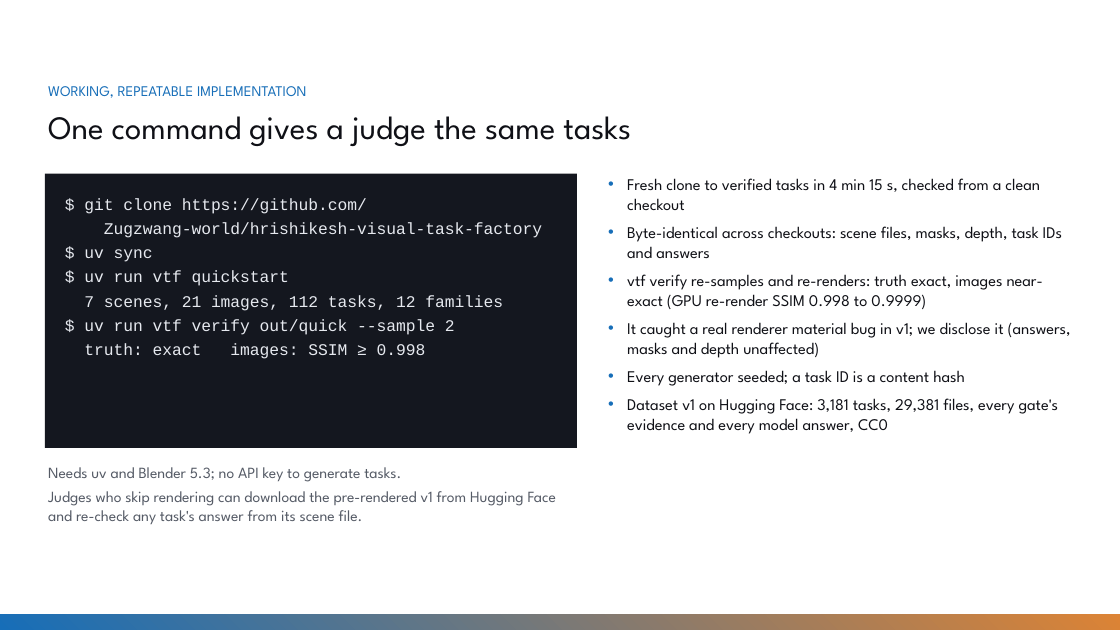
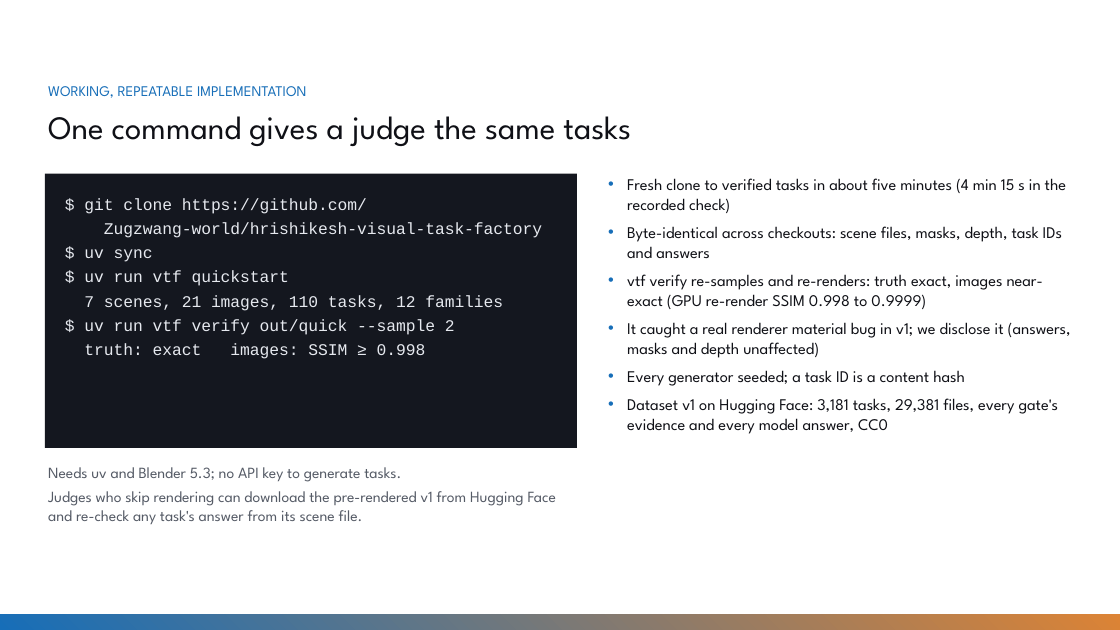
Before and after one commit to Zugzwang-world/hrishikesh-visual-task-factory, a slide deck: slide 11 of docs/slides/vtf_slides.pptx. Drawn at 1120x630 pixels with LibreOffice and Linux fonts; fonts in the diff are those of the drawing; background and template pictures are left out. Boxes give left, top, right and bottom in pixels: in the first picture for what was removed or moved away, otherwise in the second. Text is boxed around its words. In the diff, an @@ line names an element or a change of style, - is before the commit and + after.

```diff
--- a/docs/slides/vtf_slides.pptx
+++ b/docs/slides/vtf_slides.pptx
@@ text at [627, 178, 1066, 213]: text changed @@
-• Fresh clone to verified tasks in 4 min 15 s, checked from a clean checkout
+• Fresh clone to verified tasks in about five minutes (4 min 15 s in the recorded check)
@@ text at [84, 295, 503, 311]: text changed @@
-7 scenes, 21 images, 112 tasks, 12 families
+7 scenes, 21 images, 110 tasks, 12 families
```
Also in this commit, not shown: 2 other slides changed, 38 other files.
